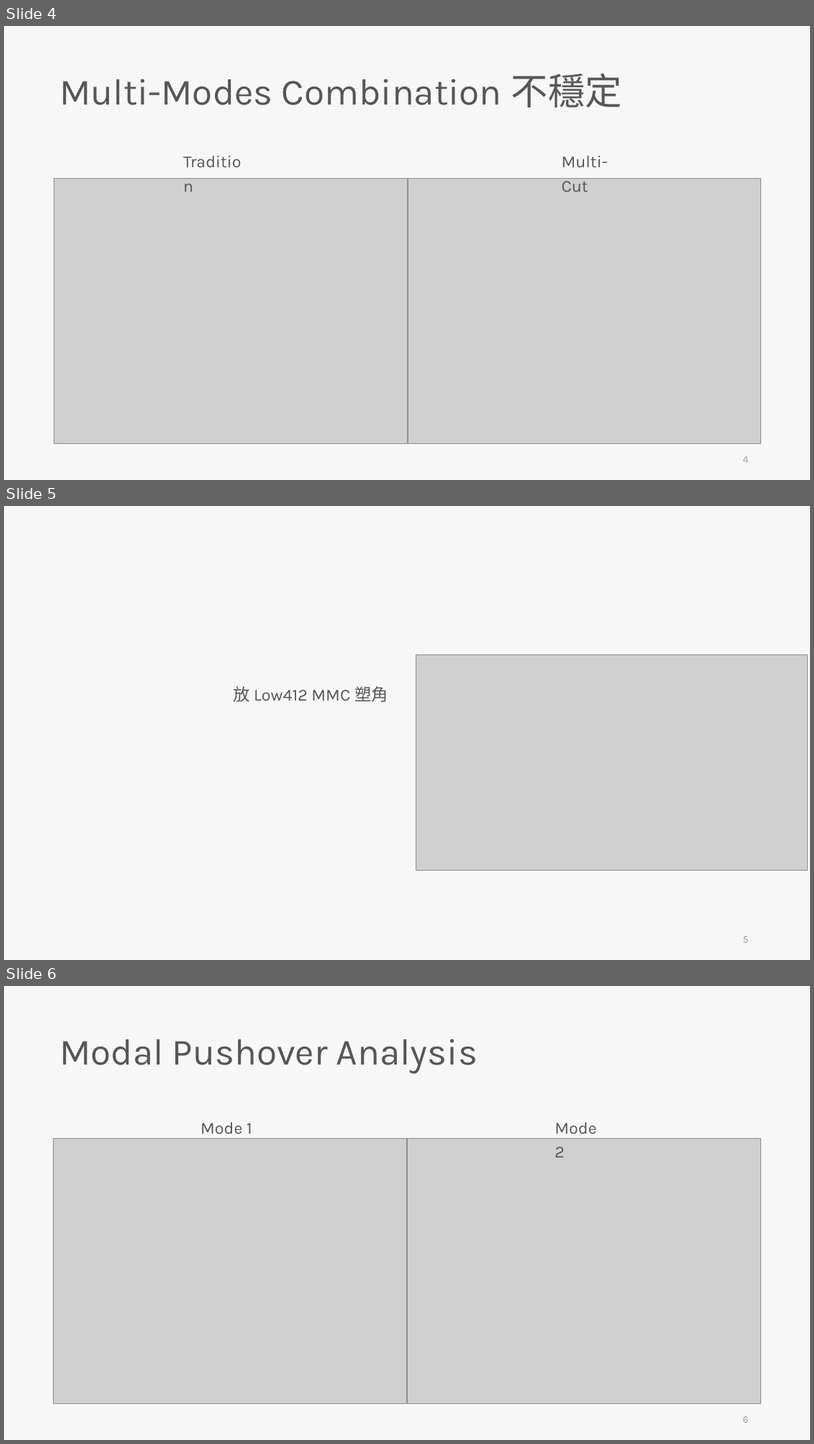
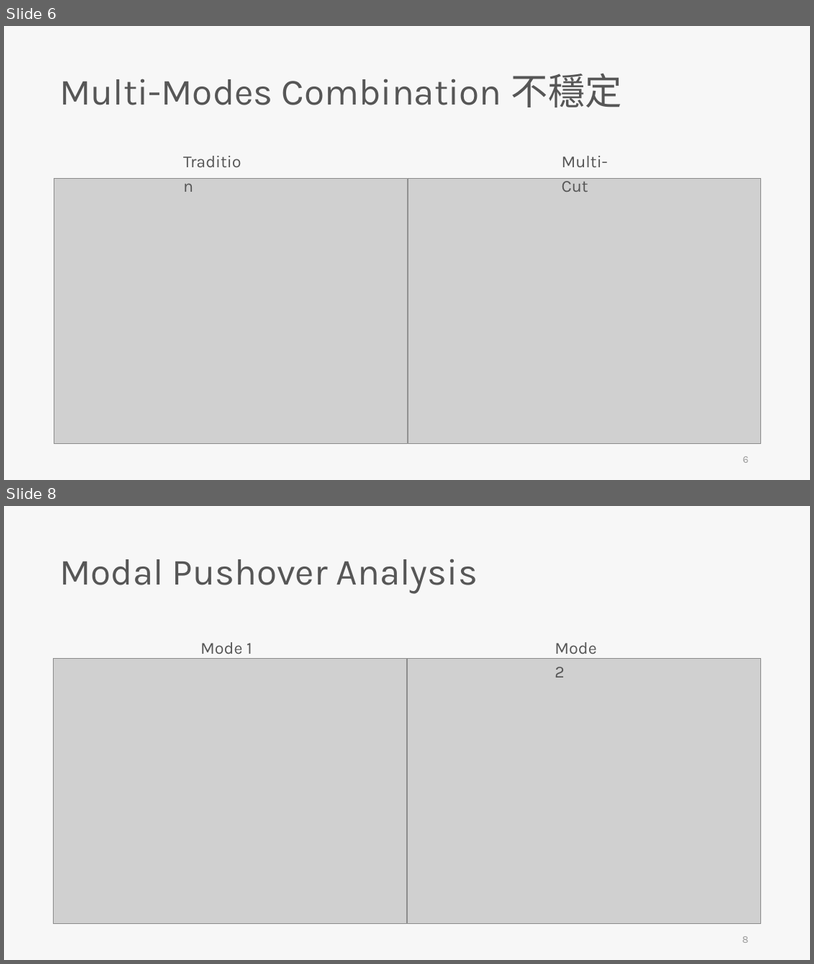
Before and after one commit to skyran1278/thesis, a slide deck: Meeting/20190531 Meeting/20190531 Meeting.pptx. Shown one above the other, each under a label of ours: slides 4, 5 and 6 before the commit, slides 6 and 8 after it; the slides between them are not shown. The pictures are 814x1444 and 814x964 pixels, drawn with LibreOffice and Linux fonts; fonts in the diff are those of the drawing; grey boxes stand for pictures. Boxes give left, top, right and bottom in pixels: in the first picture for what was removed or moved away, otherwise in the second. Text is boxed around its words. In the diff, an @@ line names an element or a change of style, - is before the commit and + after.

```diff
--- a/Meeting/20190531 Meeting/20190531 Meeting.pptx
+++ b/Meeting/20190531 Meeting/20190531 Meeting.pptx
@@ slide 5 removed at <box>4,506,810,960</box>, background #F7F7F7 @@
@@ picture removed at <box>417,655,808,870</box> @@
@@ text removed at <box>233,686,388,702</box> @@
-放 Low412 MMC 塑角
@@ page number removed at <box>743,936,749,942</box> @@
-5
@@ what was slide 4 is now slide 6 @@
@@ page number at <box>743,456,749,462</box>: text changed @@
-4
+6
@@ what was slide 6 is now slide 8 @@
```
Also in this commit, not shown: 3 slides added, 1 other file.
